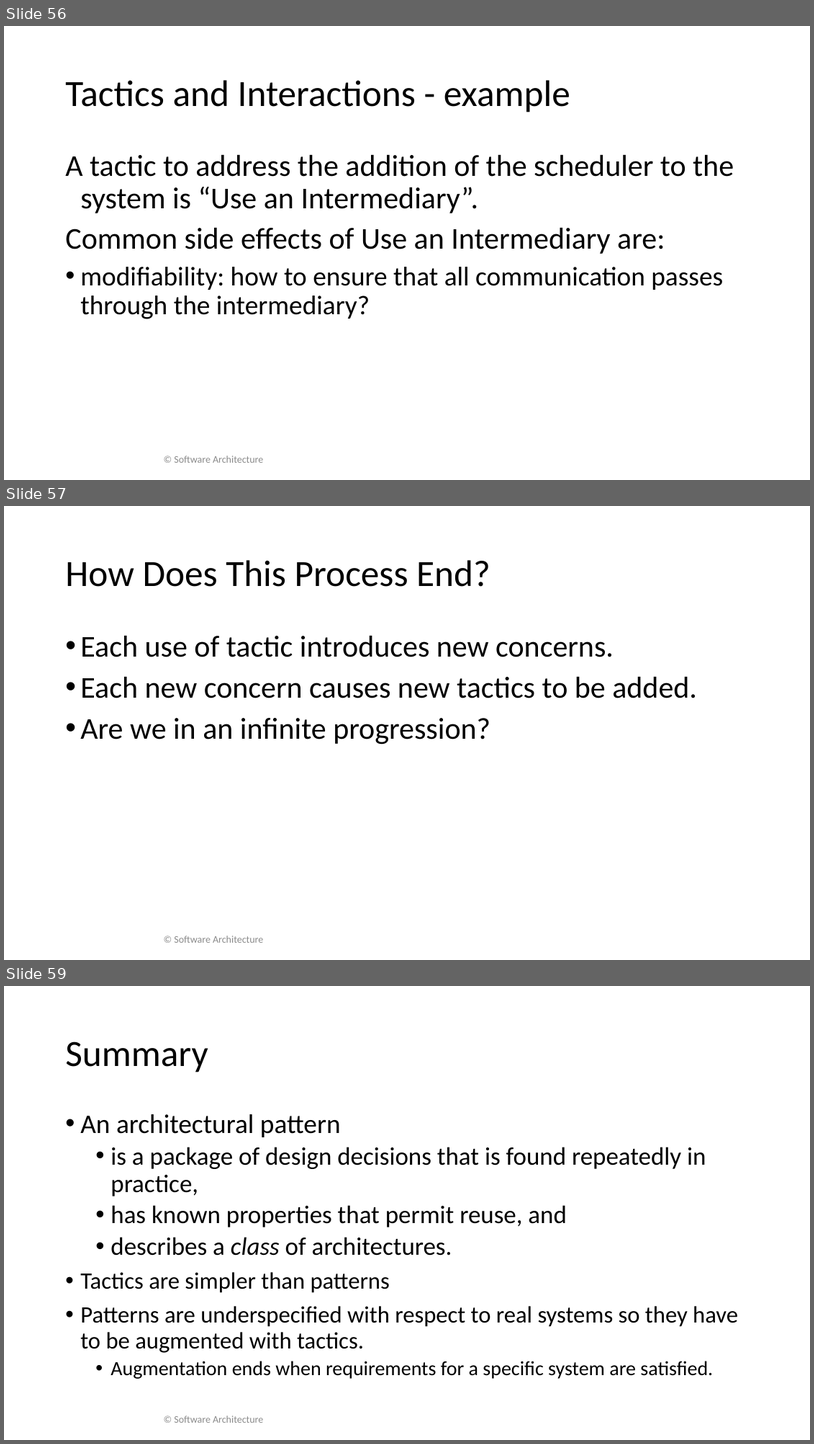
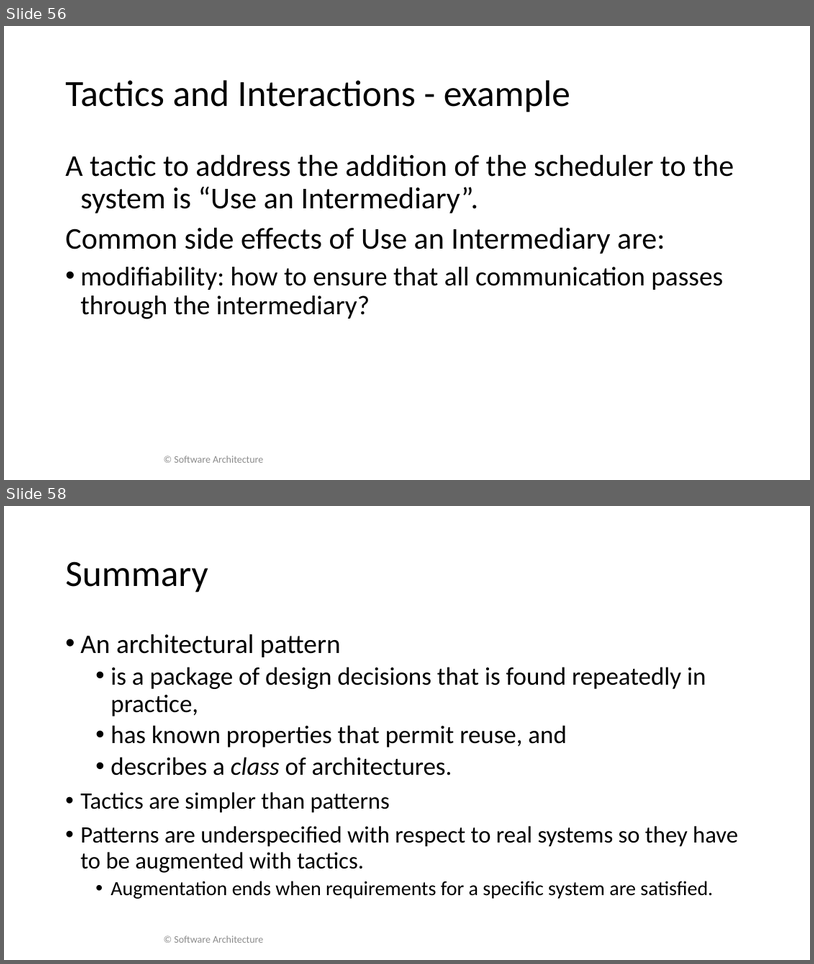
Before and after one commit to xuanhao44/Software-Architecture, a slide deck: for_test/10_Patterns_and_tactics.pptx. Shown one above the other, each under a label of ours: slides 56, 57 and 59 before the commit, slides 56 and 58 after it; the slides between them are not shown. The pictures are 814x1444 and 814x964 pixels, drawn with LibreOffice and Linux fonts; fonts in the diff are those of the drawing. Boxes give left, top, right and bottom in pixels: in the first picture for what was removed or moved away, otherwise in the second. Text is boxed around its words. In the diff, an @@ line names an element or a change of style, - is before the commit and + after.

```diff
--- a/for_test/10_Patterns_and_tactics.pptx
+++ b/for_test/10_Patterns_and_tactics.pptx
@@ slide 57 removed at bbox=[4, 506, 810, 960], background #FFFFFF @@
@@ title removed at bbox=[65, 560, 491, 587] @@
-How Does This Process End?
@@ text removed at bbox=[80, 636, 697, 744] @@
-• Each use of tactic introduces new concerns.
-• Each new concern causes new tactics to be added.
-• Are we in an infinite progression?
@@ text removed at bbox=[174, 935, 263, 942] @@
-© Software Architecture
@@ what was slide 59 is now slide 58 @@
```
Also in this commit, not shown: 3 other files.
